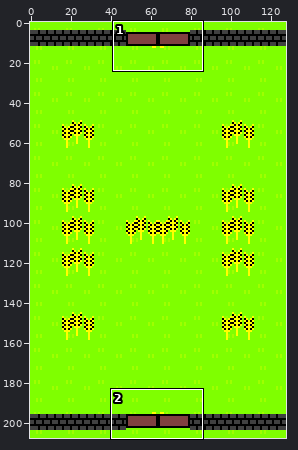
Sprite sheet -- Sprites/field.png. The picture above shows the old version from afar; the outline marks the close-up.
Close-up. The starting point:
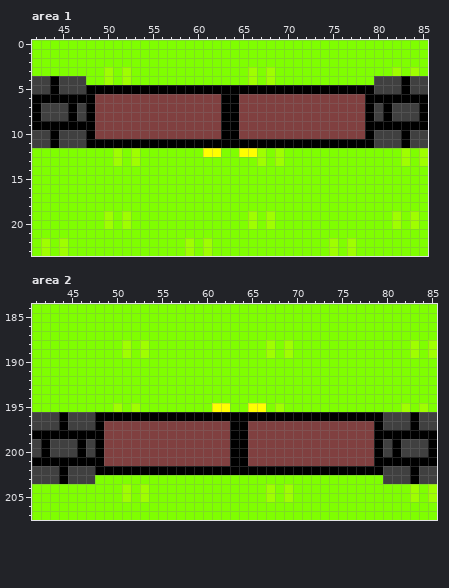
The file is 128x208 pixels. Shown: area 1: x 42..85, y 0..23; area 2: x 41..85, y 184..207.
After the commit:
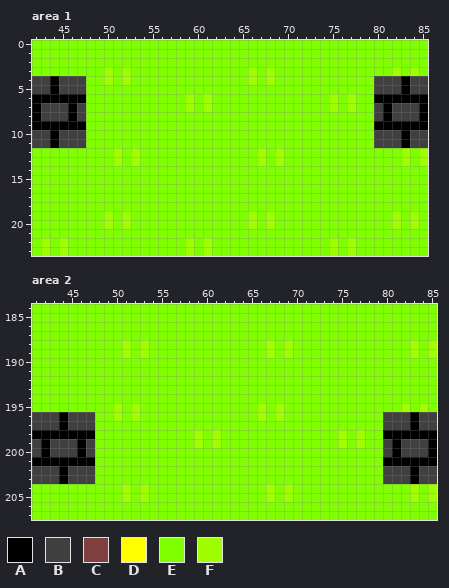
Palette (. is transparent): A #000000  B #404040  C #804040  D #ffff00  E #7fff00  F #9fff00
Diff:
--- area 1
@@ x 42..85 @@
  4 BBABBBEEFEFEEEEEEEEEEEEEFEFEEEEEEEEEEEBBBABB
- 5 BBABBBAAAAAAAAAAAAAAAAAAAAAAAAAAAAAAAABBBABB
- 6 AAAAAAACCCCCCCCCCCCCCAACCCCCCCCCCCCCCAAAAAAA
- 7 ABBBABACCCCCCCCCCCCCCAACCCCCCCCCCCCCCABABBBA
- 8 ABBBABACCCCCCCCCCCCCCAACCCCCCCCCCCCCCABABBBA
- 9 AAAAAAACCCCCCCCCCCCCCAACCCCCCCCCCCCCCAAAAAAA
-10 BBABBBACCCCCCCCCCCCCCAACCCCCCCCCCCCCCABBBABB
-11 BBABBBAAAAAAAAAAAAAAAAAAAAAAAAAAAAAAAABBBABB
-12 EEEEEEEEEFEFEEEEEEEDDEEDDFEFEEEEEEEEEEEEEFEF
+ 5 BBABBBEEEEEEEEEEEEEEEEEEEEEEEEEEEEEEEEBBBABB
+ 6 AAAAAAEEEEEEEEEEEFEFEEEEEEEEEEEEEFEFEEAAAAAA
+ 7 ABBBABEEEEEEEEEEEFEFEEEEEEEEEEEEEFEFEEBABBBA
+ 8 ABBBABEEEEEEEEEEEEEEEEEEEEEEEEEEEEEEEEBABBBA
+ 9 AAAAAAEEEEEEEEEEEEEEEEEEEEEEEEEEEEEEEEAAAAAA
+10 BBABBBEEEEEEEEEEEEEEEEEEEEEEEEEEEEEEEEBBBABB
+11 BBABBBEEEEEEEEEEEEEEEEEEEEEEEEEEEEEEEEBBBABB
+12 EEEEEEEEEFEFEEEEEEEEEEEEEFEFEEEEEEEEEEEEEFEF
 13 EEEEEEEEEFEFEEEEEEEEEEEEEFEFEEEEEEEEEEEEEFEF
--- area 2
@@ x 41..85 @@
 194 EEEEEEEEEEEEEEEEEEEEEEEEEEEEEEEEEEEEEEEEEEEEE
-195 EEEEEEEEEFEFEEEEEEEEDDEEDDEFEEEEEEEEEEEEEFEFE
-196 BBBABBBAAAAAAAAAAAAAAAAAAAAAAAAAAAAAAAABBBABB
-197 BBBABBBACCCCCCCCCCCCCCAACCCCCCCCCCCCCCABBBABB
-198 AAAAAAAACCCCCCCCCCCCCCAACCCCCCCCCCCCCCAAAAAAA
-199 BABBBABACCCCCCCCCCCCCCAACCCCCCCCCCCCCCABABBBA
-200 BABBBABACCCCCCCCCCCCCCAACCCCCCCCCCCCCCABABBBA
-201 AAAAAAAACCCCCCCCCCCCCCAACCCCCCCCCCCCCCAAAAAAA
-202 BBBABBBAAAAAAAAAAAAAAAAAAAAAAAAAAAAAAAABBBABB
+195 EEEEEEEEEFEFEEEEEEEEEEEEEFEFEEEEEEEEEEEEEFEFE
+196 BBBABBBEEFEFEEEEEEEEEEEEEFEFEEEEEEEEEEEBBBABB
+197 BBBABBBEEEEEEEEEEEEEEEEEEEEEEEEEEEEEEEEBBBABB
+198 AAAAAAAEEEEEEEEEEEFEFEEEEEEEEEEEEEFEFEEAAAAAA
+199 BABBBABEEEEEEEEEEEFEFEEEEEEEEEEEEEFEFEEBABBBA
+200 BABBBABEEEEEEEEEEEEEEEEEEEEEEEEEEEEEEEEBABBBA
+201 AAAAAAAEEEEEEEEEEEEEEEEEEEEEEEEEEEEEEEEAAAAAA
+202 BBBABBBEEEEEEEEEEEEEEEEEEEEEEEEEEEEEEEEBBBABB
 203 BBBABBBEEEEEEEEEEEEEEEEEEEEEEEEEEEEEEEEBBBABB
Boxes around the changes in both close-ups, in picture pixels (x1, y1, x2, y2):
changed: (86, 85, 374, 157)
changed: (95, 403, 383, 475)
